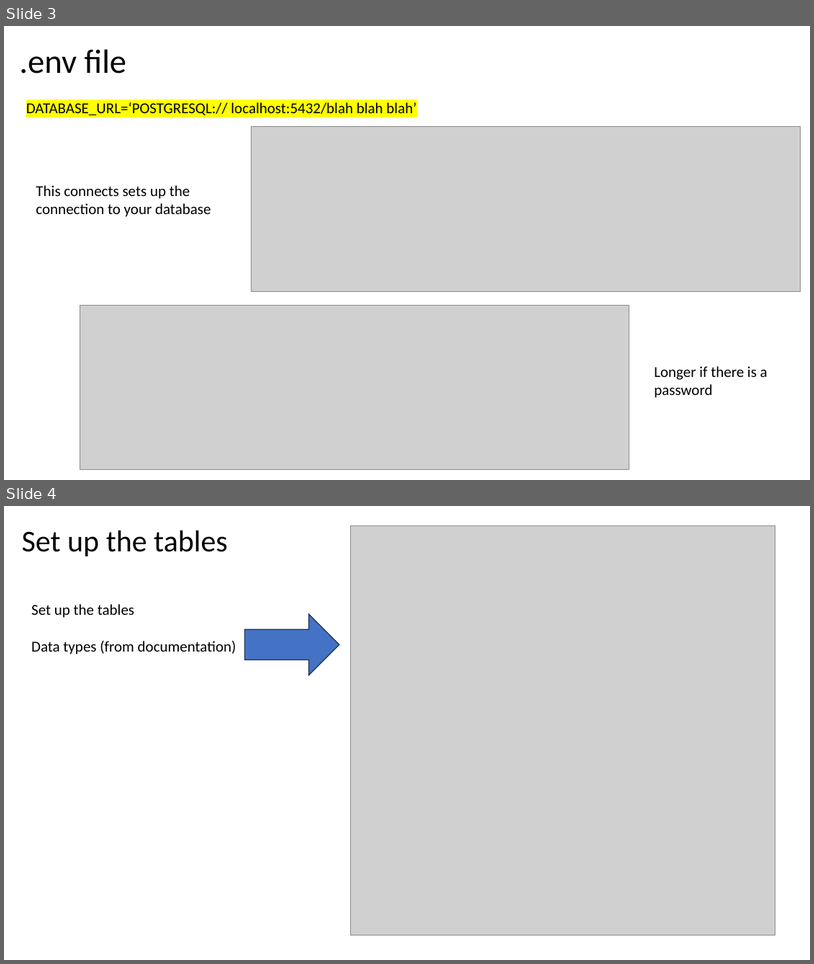
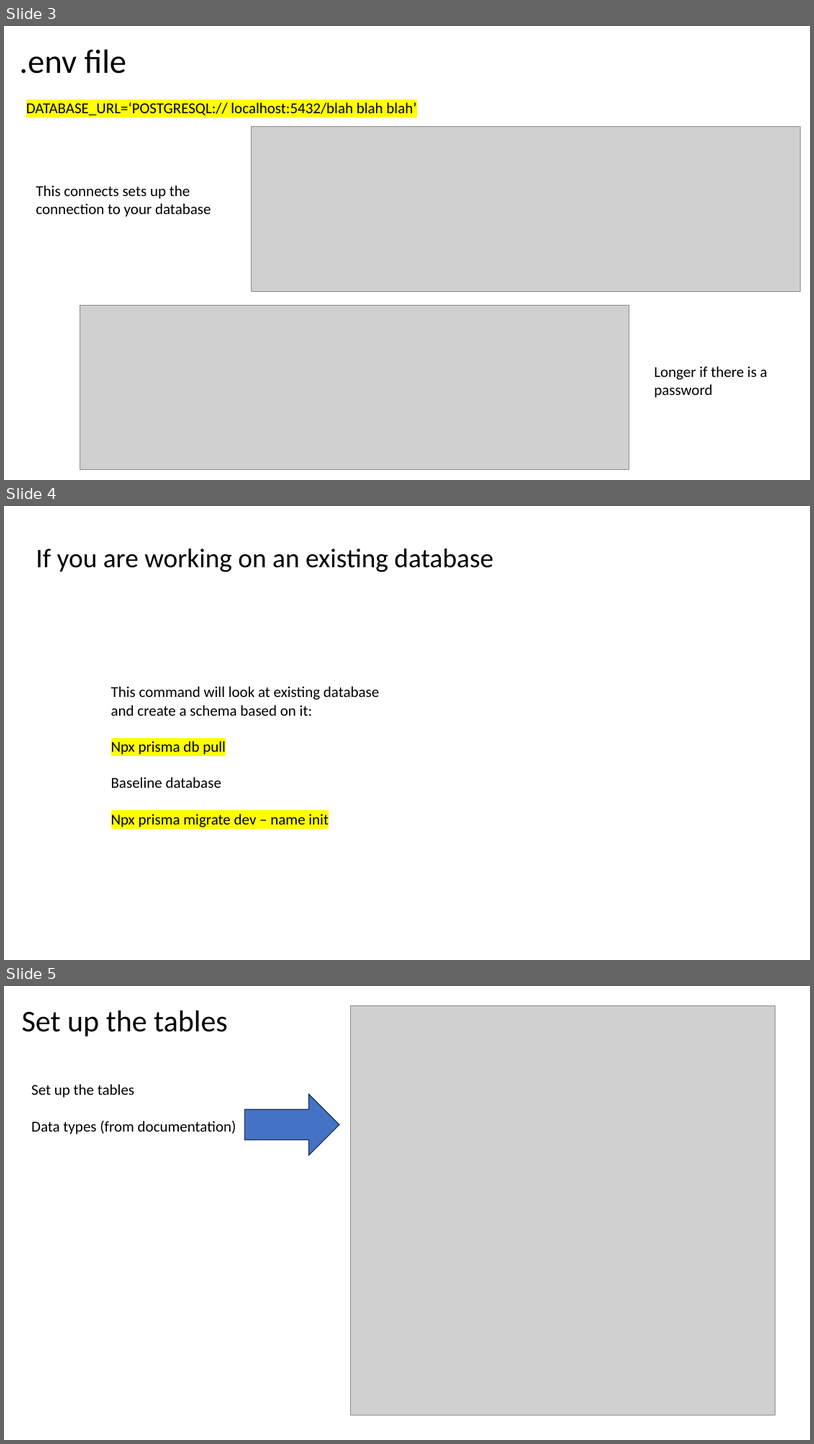
Before and after one commit to engineergrowth/Helpful-Stuff, a slide deck: PRISMA.pptx. Shown one above the other, each under a label of ours: slides 3 and 4 before the commit, slides 3, 4 and 5 after it. The pictures are 814x964 and 814x1444 pixels, drawn with LibreOffice and Linux fonts; fonts in the diff are those of the drawing; grey boxes stand for pictures. Boxes give left, top, right and bottom in pixels: in the first picture for what was removed or moved away, otherwise in the second. Text is boxed around its words. In the diff, an @@ line names an element or a change of style, - is before the commit and + after.

```diff
--- a/PRISMA.pptx
+++ b/PRISMA.pptx
@@ slide 4 added at <box>4,506,810,960</box>, background #FFFFFF @@
@@ text added at <box>36,548,494,572</box>, 32 pt, text #000000 @@
+If you are working on an existing database
@@ text added at <box>111,686,379,827</box>, 18 pt, text #000000 @@
+This command will look at existing database and create a schema based on it:
+Npx prisma db pull
+Baseline database
+Npx prisma migrate dev – name init
@@ what was slide 4 is now slide 5 @@
```
Also in this commit, not shown: 1 slide changed, 1 other slide added, 1 slide removed.
